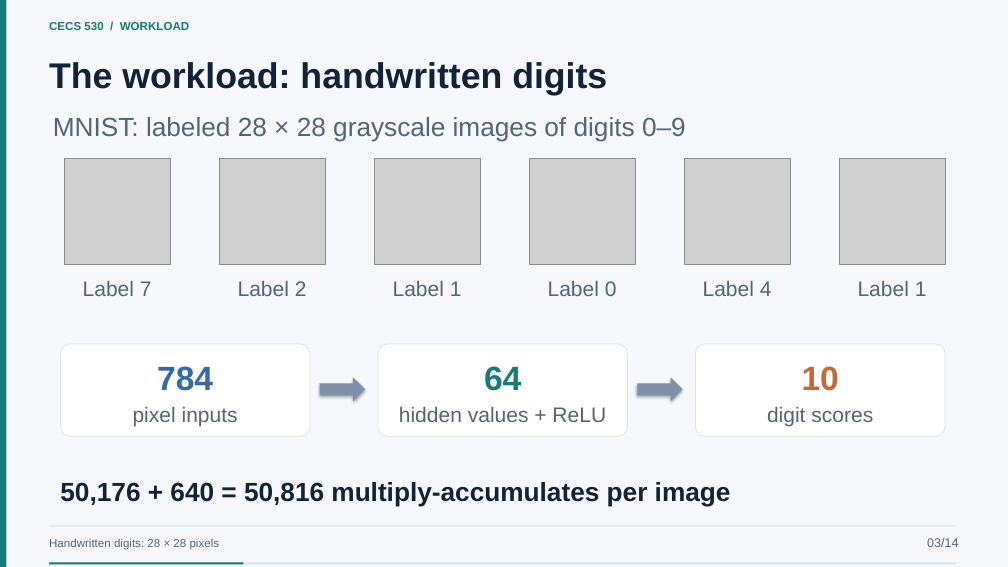
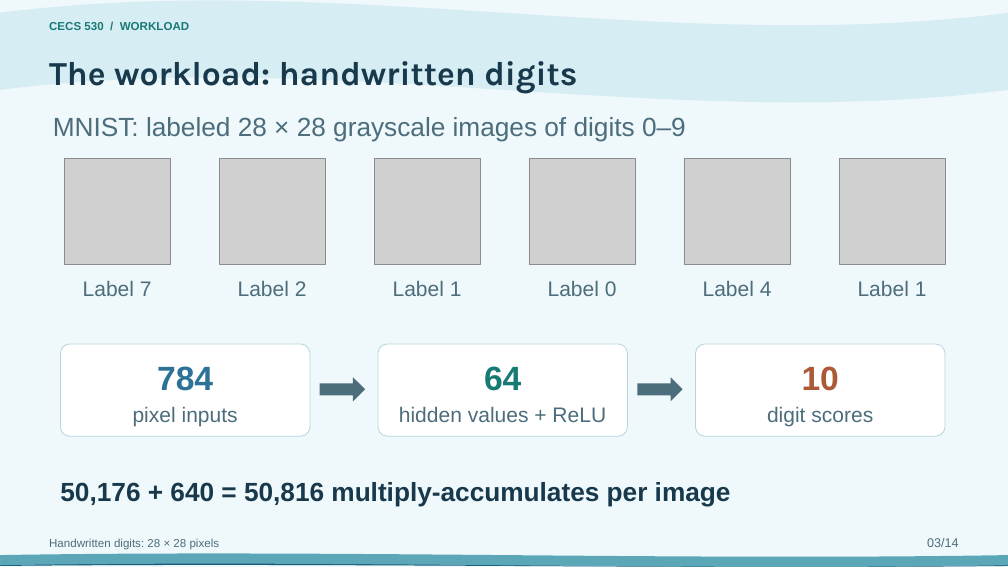
Before and after one commit to EnragedWaters/CECS-530-Quantized-Neural-Network-Accelerator, a slide deck: slide 3 of presentation/project-presentation.pptx. Drawn at 1008x567 pixels with LibreOffice and Linux fonts; fonts in the diff are those of the drawing; grey boxes stand for pictures. Boxes give left, top, right and bottom in pixels: in the first picture for what was removed or moved away, otherwise in the second. Text is boxed around its words. In the diff, an @@ line names an element or a change of style, - is before the commit and + after.

Commit message:
Use Ocean Waves theme for project presentation

```diff
--- a/presentation/project-presentation.pptx
+++ b/presentation/project-presentation.pptx
@@ background #F6F8FB to #EFF8FB @@
@@ rectangle removed at (0, 0, 7, 567) @@
@@ wave added at (0, 0, 1008, 103), fill #D7EDF4 @@
@@ text "CECS 530 / WORKLOAD" at (49, 22, 189, 30): text colour #147D78 to #187A75 @@
@@ text "The workload: handwritten digits" at (49, 61, 577, 94): size 34 to 32 pt, font Arial to Karla, text colour #122339 to #18394C @@
@@ text "784" at (157, 366, 213, 391): text colour #356BA5 to #2B7296 @@
@@ outline #DCE5EE 0.8 pt to #B9D6DF 0.8 pt in 3 elements at (60, 344, 310, 436), (378, 344, 628, 436), (696, 344, 945, 436) @@
@@ text "10" at (802, 366, 839, 391): text colour #C46A32 to #AB5A35 @@
@@ right arrow at (320, 377, 365, 402): fill #7E91A6 to #4C6D7B; shadow off @@
@@ right arrow at (637, 377, 683, 402): fill #7E91A6 to #4C6D7B; shadow off @@
@@ text "50,176 + 640 = 50,816 ..." at (60, 482, 731, 506): text colour #122339 to #18394C @@
@@ text "Handwritten digits: 28 × 28 ..." at (49, 538, 220, 550): text colour #52667A to #4C6D7B @@
@@ text "03/14" at (927, 538, 958, 547): text colour #52667A to #4C6D7B @@
@@ wave added at (0, 559, 1008, 567), fill #175B7A @@
@@ wave added at (0, 554, 1008, 567), fill #5BA7B8 @@
@@ rectangle removed at (49, 563, 957, 565) @@
@@ rectangle removed at (49, 563, 243, 565) @@
```
Also in this commit, not shown: 17 other slides changed, 2 other files.
